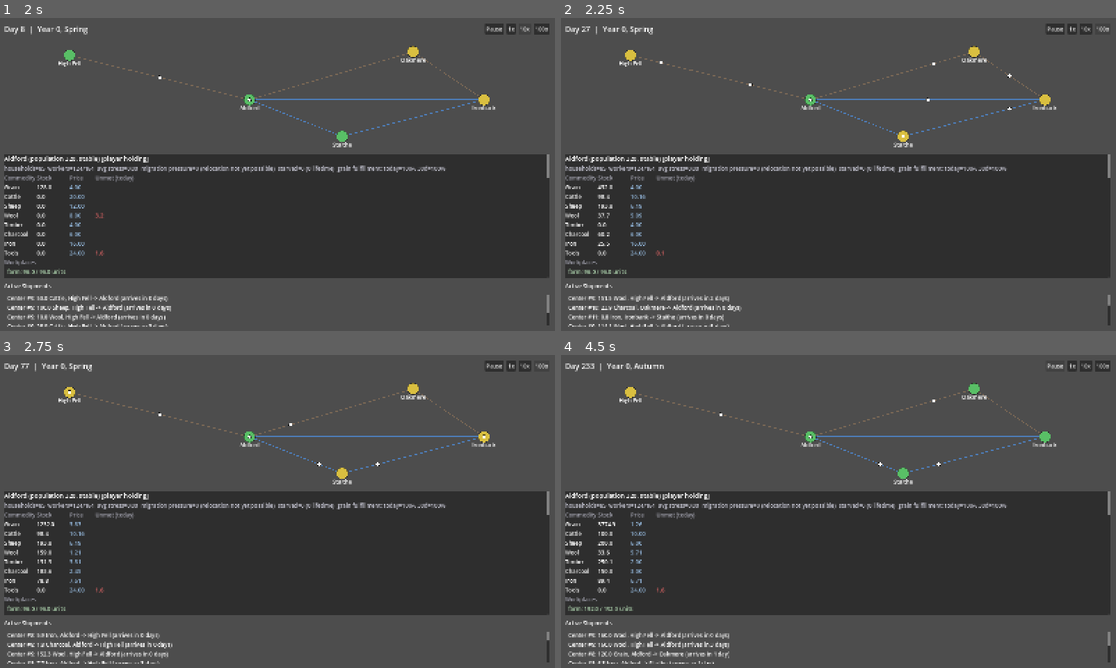
Above: before the commit, frames 1-4 (two rows, left to right).
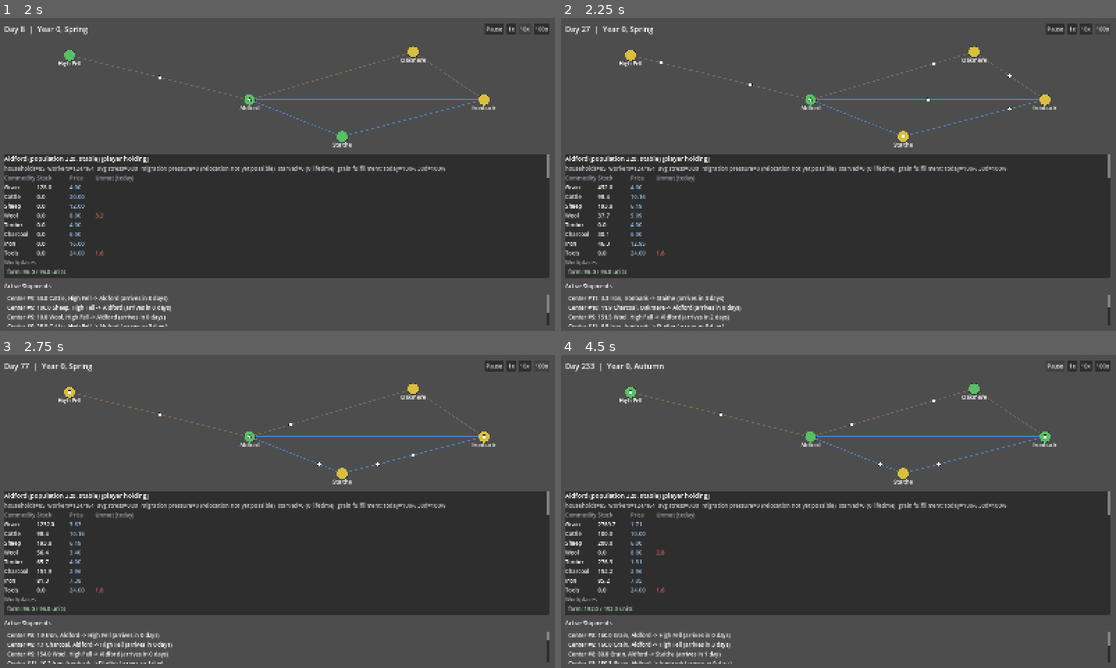
Above: after the commit, the same moments.

Repository: forsman5/sitka
Game: Godot game, scene res://scenes/sim/dashboard.tscn
The game is run twice, just before and just after one commit, with the same random seed, the same clock (stepped at 60 frames per second) and the same inputs. This scene is started directly instead of the project's main scene.
Inputs (mouse positions are in pixels of both pictures, inside the frame that each line leads up to):
- Up to frame 1 (2 s): click "1x" at 0.5 s; click "10x" at 1.25 s
- Up to frame 2 (2.25 s): click "100x" at 2 s
- Up to frame 3 (2.75 s): no input
- Up to frame 4 (4.5 s): tap Enter at 2.75 s; move the mouse to (960, 495) at 2.77 s; hold Right (ui_right) 2.78-3.5 s; hold Alt 2.78-3.5 s; click (960, 495) at 2.92 s; drag from (727, 527) to (810, 574) at 3.52 s; click "Pause" at 4.25 s

Frame 1 is identical in both runs. In frame 2, 0.7% of the frame differs, in the area x 5-99%, y 68-99%; in frame 3, 0.3%; in frame 4, 1.1%, in the area x 5-88%, y 10-99%.

Commit message:
Fix trade allocator: subsistence priority + global cross-edge ranking
Two structural bugs found while investigating why settlements were
fully dying out rather than stabilizing, neither fixed by the earlier
capacity/frequency tuning:

1. Grain had no special standing against other commodities in the
   allocator's price-gap ranking, but grain is the only commodity this
   model ties to starvation/population loss (wool/tools consumption is
   tracked but never feeds household stress). Ranking purely by
   absolute price difference was structurally biased toward whichever
   commodity has the higher BASE_PRICE -- wool (2x grain's base) or
   iron (4x grain's base) would always outrank an equally-scarce grain
   trade on a shared edge, so a settlement's own trade center could
   correctly-by-the-formula export its valuable surplus while its own
   population starved. Grain now always wins contested capacity ahead
   of price-gap ranking -- feeding people isn't optional the way
   exporting wool is, so it doesn't compete on the same axis.

2. The allocator processed edges one at a time in a fixed numeric
   order, but a source settlement's exportable stock is one shared
   pool across all its edges. Aldford connects to High Fell (edge 1),
   Oakmere (edge 2), Ironbank (edge 4), and Staithe (edge 5); because
   edges were allocated in that order every week, High Fell and Oakmere
   permanently got first and second claim on Aldford's surplus grain
   purely because of edge numbering, not need -- Ironbank was
   structurally last in line for its only real grain lifeline and
   died as a direct result. Restructured _run_trade() into a single
   global ranked list across every edge (still respecting each edge's
   own capacity as a separate cap), so the neediest destination is
   served first regardless of which edge connects it.

Verified: applying fix 1 alone left Ironbank's outcome byte-identical
(confirming edge-ordering, not commodity competition, was Ironbank's
actual problem) -- fix 2 then let Ironbank stabilize at a small
population where it previously fully collapsed. But High Fell and
Oakmere then fully collapsed instead, where they previously survived
at small populations: fixing allocation only moves the shortfall
around, because the underlying deficit is total valley grain supply,
not distribution. Both existing pass/fail harnesses still pass.

Co-Authored-By: Claude Sonnet 5 <noreply@anthropic.com>
Claude-Session: https://claude.ai/code/session_0156TjYj48cKKzMz55PvKhFa

Diff:
--- a/scripts/sim/simulation.gd
+++ b/scripts/sim/simulation.gd
@@ -547,12 +547,16 @@
 ## Step 6 (weekly): every staffed trade center proposes exports from its home
 ## settlement to directly connected neighbors. Capacity arbitration remains
 ## a property of the edge itself (the road/river, not the trader), so it is
-## shared across commodities and both directions for the period. This is not
-## a monetary market: prices, toll, and risk remain routing signals.
+## shared across commodities and both directions for the period -- except
+## grain, which always wins contested capacity ahead of price-gap ranking
+## (see the allocator below): this is a subsistence valley, not a spot
+## market, and a trade center should never sell its way into starving its
+## own settlement. This is not a monetary market: prices, toll, and risk
+## remain routing signals.
 ## (Future: commodities could consume capacity at different rates -- a
 ## cattle drive isn't a sack of grain. Not implemented yet.)
 func _run_trade(records: Dictionary) -> void:
-	var offers_by_edge: Dictionary = {}
+	var opportunities: Array = []
 	var workplace_ids := workplaces.keys()
 	workplace_ids.sort()
 	var edge_ids := transport_edges.keys()
@@ -560,6 +564,8 @@
 
 	# Centers know only their immediate neighbors. A center can dispatch only
 	# when its own settlement is the cheaper/source side of the opportunity.
+	# One global list across every edge (not grouped/allocated per edge) --
+	# see the ranking below for why.
 	for workplace_id in workplace_ids:
 		var trade_center: Workplace = workplaces[workplace_id]
 		if trade_center.kind != Workplace.Kind.TRADE_CENTER or trade_center.actual_labor <= 0.01:
@@ -572,7 +578,6 @@
 				continue
 			var dest_id := edge.other_end(source.id)
 			var destination: Settlement = settlements[dest_id]
-			var edge_offers: Array = offers_by_edge.get(edge_id, [])
 			for c in Commodity.ALL:
 				var source_price := _price_for(source, c)
 				var destination_price := _price_for(destination, c)
@@ -585,55 +590,84 @@
 				var exportable: float = max(0.0, source.stock(c) - reserve) * TRADE_MAX_SHIPMENT_FRACTION_OF_SURPLUS * staffing_ratio
 				if exportable <= 0.01:
 					continue
-				edge_offers.append({
+				opportunities.append({
 					"commodity": c,
 					"source_id": source.id,
 					"dest_id": dest_id,
 					"trade_center_id": trade_center.id,
 					"staffing_ratio": staffing_ratio,
 					"net_gap": net_gap,
+					"edge_id": edge_id,
 				})
-			offers_by_edge[edge_id] = edge_offers
-
-	# The allocator is physical route contention, not a global merchant. It
-	# ranks independently-created center offers and never creates an offer.
+
+	# Ranked once, globally, then allocated in a single pass -- not grouped
+	# and allocated edge by edge. A source with several outgoing edges (e.g.
+	# Aldford, connected to four settlements) has ONE shared exportable
+	# stock; allocating edge-by-edge in a fixed order let whichever edge
+	# happened to sort first (by nothing more meaningful than its authored
+	# id) claim that shared stock every single week, systematically
+	# shortchanging any destination on a higher-numbered edge regardless of
+	# how badly it needed the goods. Ranking globally means the neediest
+	# destination gets served first no matter which edge connects it.
+	#
+	# Subsistence goods (grain -- the only commodity this model ties to
+	# starvation/population loss) always win contested capacity ahead of
+	# everything else, regardless of price gap. Ranking by raw price
+	# difference alone was structurally biased toward whichever commodity
+	# happens to have a higher BASE_PRICE: a settlement's own wool or iron
+	# surplus (base price 2x/4x grain's) could always outrank its own grain
+	# import at equal scarcity, so a settlement could starve while its trade
+	# center kept "correctly" selling something more valuable instead of
+	# buying food. This isn't a market failure to price around -- feeding
+	# people isn't optional the way exporting wool is, so it doesn't compete
+	# on the same axis.
+	opportunities.sort_custom(func(a, b):
+		var a_subsistence: bool = a["commodity"] == Commodity.Type.GRAIN
+		var b_subsistence: bool = b["commodity"] == Commodity.Type.GRAIN
+		if a_subsistence != b_subsistence:
+			return a_subsistence
+		if not is_equal_approx(a["net_gap"], b["net_gap"]):
+			return a["net_gap"] > b["net_gap"]
+		if a["commodity"] != b["commodity"]:
+			return a["commodity"] < b["commodity"]
+		if a["source_id"] != b["source_id"]:
+			return a["source_id"] < b["source_id"]
+		return a["dest_id"] < b["dest_id"]
+	)
+
+	var remaining_capacity_by_edge: Dictionary = {}
 	for edge_id in edge_ids:
+		remaining_capacity_by_edge[edge_id] = (transport_edges[edge_id] as TransportEdge).capacity
+
+	for opportunity in opportunities:
+		var edge_id: int = opportunity["edge_id"]
+		var remaining_capacity: float = remaining_capacity_by_edge[edge_id]
+		if remaining_capacity <= 0.01:
+			continue # this edge is full; other opportunities may use other edges
+		var c: Commodity.Type = opportunity["commodity"]
+		var source_id: int = opportunity["source_id"]
+		var source: Settlement = settlements[source_id]
+		# Recompute against live stock because one center may have several
+		# opportunities (different edges and/or commodities) in this same
+		# ranked pass.
+		var reserve: float = _target_stock(source, c) * TRADE_RESERVE_FRACTION_OF_REFERENCE
+		var exportable: float = max(0.0, source.stock(c) - reserve) * TRADE_MAX_SHIPMENT_FRACTION_OF_SURPLUS * opportunity["staffing_ratio"]
+		var quantity: float = min(exportable, remaining_capacity)
+		if quantity <= 0.01:
+			continue
+
+		source.consume(c, quantity)
+		var name := Commodity.name_of(c)
+		var record: Dictionary = records[source_id]
+		record["trade_out"][name] = record["trade_out"].get(name, 0.0) + quantity
+
+		var dest_id: int = opportunity["dest_id"]
 		var edge: TransportEdge = transport_edges[edge_id]
-		var opportunities: Array = offers_by_edge.get(edge_id, [])
-		opportunities.sort_custom(func(a, b):
-			if not is_equal_approx(a["net_gap"], b["net_gap"]):
-				return a["net_gap"] > b["net_gap"]
-			if a["commodity"] != b["commodity"]:
-				return a["commodity"] < b["commodity"]
-			return a["trade_center_id"] < b["trade_center_id"]
-		)
-
-		var remaining_capacity: float = edge.capacity
-		for opportunity in opportunities:
-			if remaining_capacity <= 0.01:
-				break
-			var c: Commodity.Type = opportunity["commodity"]
-			var source_id: int = opportunity["source_id"]
-			var source: Settlement = settlements[source_id]
-			# Recompute against live stock because one center may export over
-			# several edges during the same weekly planning pass.
-			var reserve: float = _target_stock(source, c) * TRADE_RESERVE_FRACTION_OF_REFERENCE
-			var exportable: float = max(0.0, source.stock(c) - reserve) * TRADE_MAX_SHIPMENT_FRACTION_OF_SURPLUS * opportunity["staffing_ratio"]
-			var quantity: float = min(exportable, remaining_capacity)
-			if quantity <= 0.01:
-				continue
-
-			source.consume(c, quantity)
-			var name := Commodity.name_of(c)
-			var record: Dictionary = records[source_id]
-			record["trade_out"][name] = record["trade_out"].get(name, 0.0) + quantity
-
-			var dest_id: int = opportunity["dest_id"]
-			var travel_days: float = edge.travel_time_days(source_id)
-			var shipment := Shipment.new(_next_shipment_id, c, quantity, source_id, dest_id, opportunity["trade_center_id"], edge.id, day, day + ceili(travel_days))
-			shipments[shipment.id] = shipment
-			_next_shipment_id += 1
-			remaining_capacity -= quantity
+		var travel_days: float = edge.travel_time_days(source_id)
+		var shipment := Shipment.new(_next_shipment_id, c, quantity, source_id, dest_id, opportunity["trade_center_id"], edge.id, day, day + ceili(travel_days))
+		shipments[shipment.id] = shipment
+		_next_shipment_id += 1
+		remaining_capacity_by_edge[edge_id] = remaining_capacity - quantity
 
 func _finalize_daily_records(records: Dictionary) -> void:
 	for settlement_id in settlements.keys():
